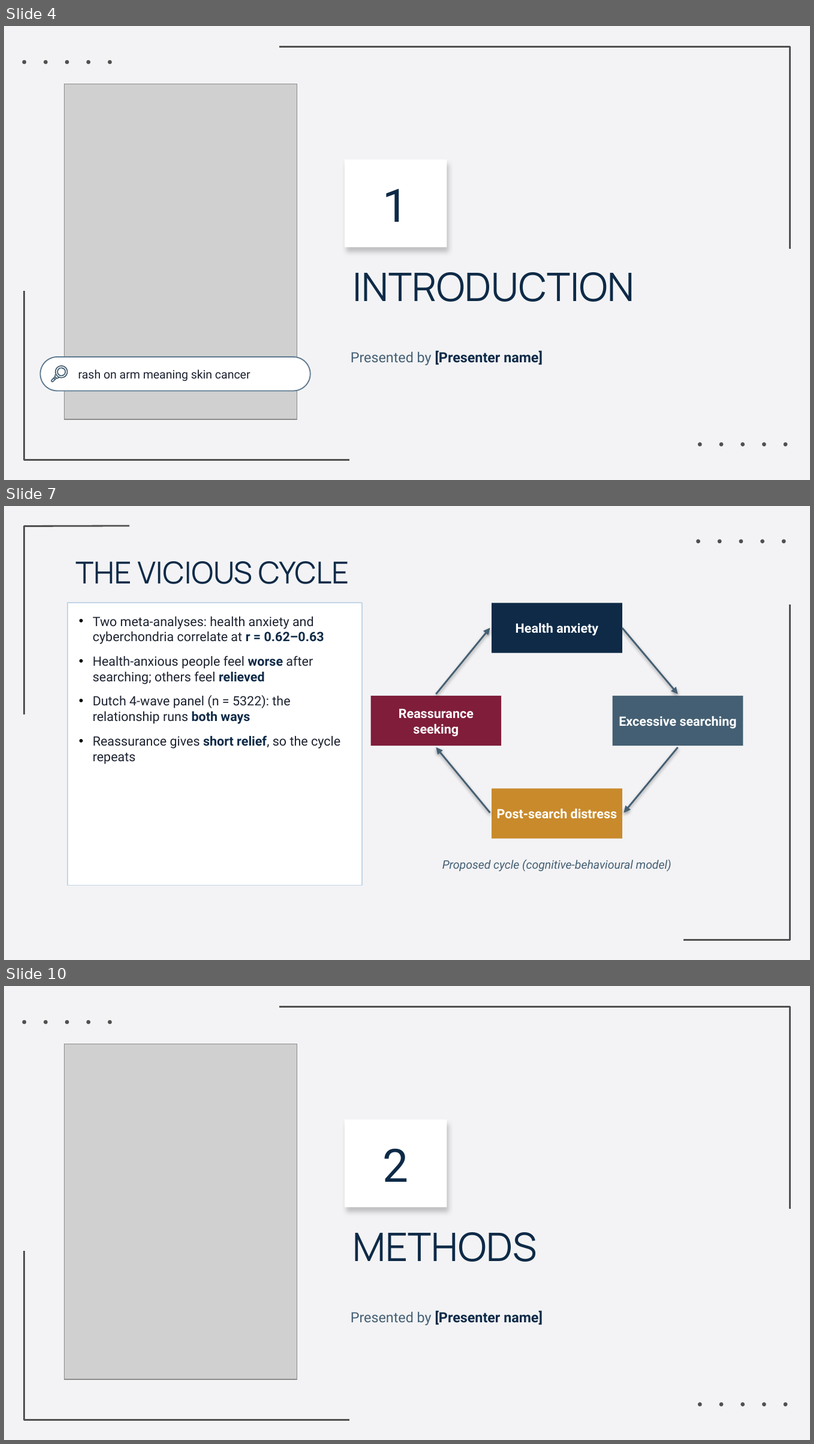
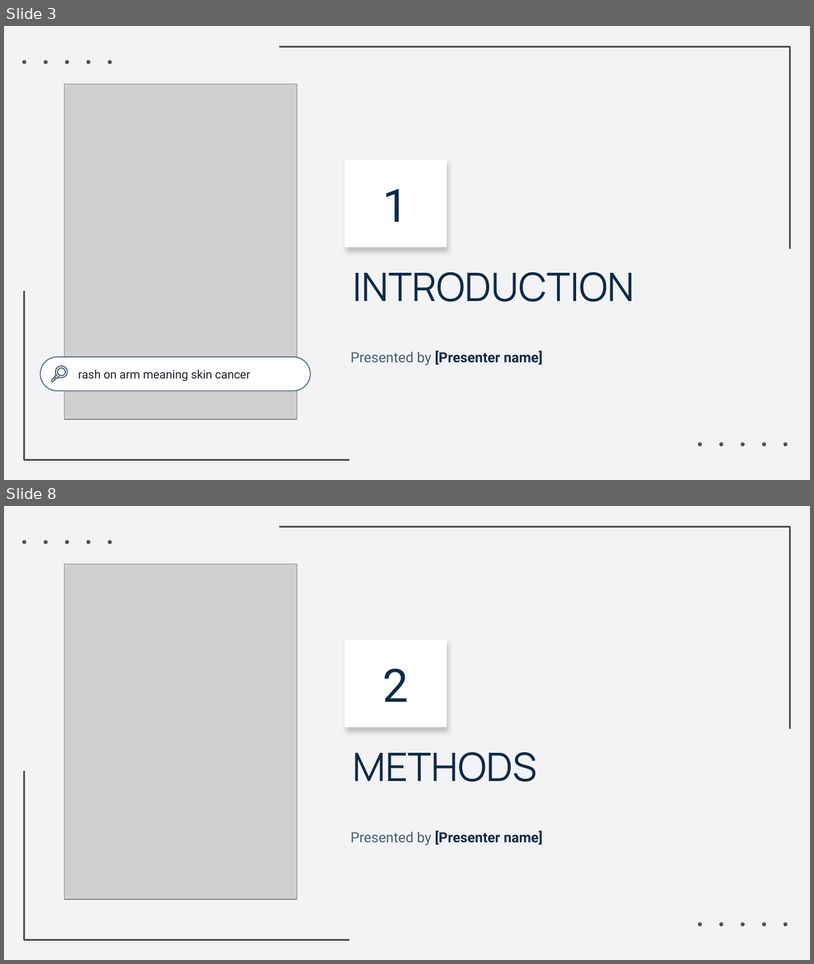
Before and after one commit to Yaseen279/History-Exam, a slide deck: research/output/study/slides/Defence_Final.pptx. Shown one above the other, each under a label of ours: slides 4, 7 and 10 before the commit, slides 3 and 8 after it; the slides between them are not shown. The pictures are 814x1444 and 814x964 pixels, drawn with LibreOffice and Linux fonts; fonts in the diff are those of the drawing; grey boxes stand for pictures; background and template pictures are left out. Boxes give left, top, right and bottom in pixels: in the first picture for what was removed or moved away, otherwise in the second. Text is boxed around its words. In the diff, an @@ line names an element or a change of style, - is before the commit and + after.

```diff
--- a/research/output/study/slides/Defence_Final.pptx
+++ b/research/output/study/slides/Defence_Final.pptx
@@ slide 7 removed at [4, 506, 810, 960], background picture (left out) @@
@@ freeform shape removed at [24, 526, 130, 715] @@
@@ group removed at [696, 539, 786, 543]: 5 ellipses @@
@@ title removed at [75, 561, 349, 584] @@
-THE VICIOUS CYCLE
@@ rectangle removed at [68, 603, 362, 885] @@
@@ rectangle removed at [492, 603, 623, 653] @@
-Health anxiety
@@ freeform shape removed at [684, 604, 790, 939] @@
@@ text removed at [93, 616, 341, 764] @@
-• Two meta-analyses: health anxiety and cyberchondria correlate at r = 0.62–0.63
-• Health-anxious people feel worse after searching; others feel relieved
-• Dutch 4-wave panel (n = 5322): the relationship runs both ways
-• Reassurance gives short relief, so the cycle repeats
@@ arrow removed from (436, 694) to (490, 628) @@
@@ arrow removed from (623, 628) to (678, 694) @@
@@ rectangle removed at [371, 696, 501, 745] @@
-Reassurance seeking
@@ rectangle removed at [613, 696, 743, 745] @@
-Excessive searching
@@ arrow removed from (490, 813) to (436, 747) @@
@@ arrow removed from (678, 747) to (624, 813) @@
@@ rectangle removed at [492, 788, 623, 838] @@
-Post-search distress
@@ text removed at [443, 859, 672, 871] @@
-Proposed cycle (cognitive-behavioural model)
@@ what was slide 4 is now slide 3 @@
@@ what was slide 10 is now slide 8 @@
```
Also in this commit, not shown: 16 slides changed, 1 slide added, 2 other slides removed, 4 other files.
